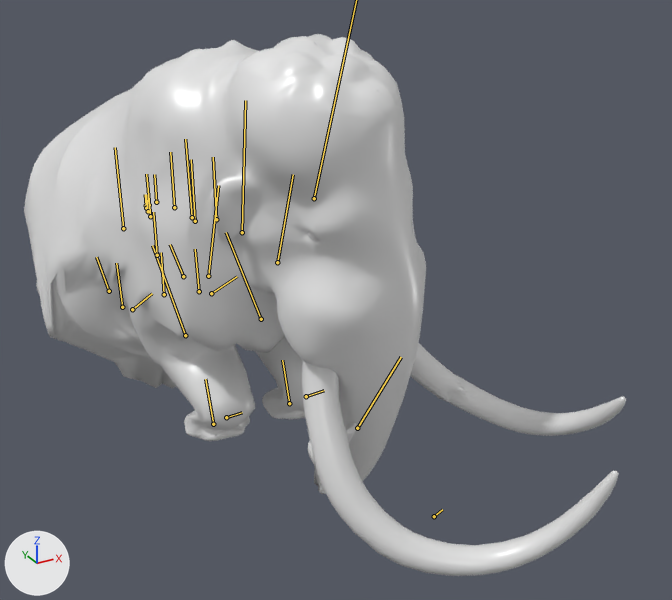
What one commit did to the glTF model bichos/modelos/chefe_gelo.glb.
Camera for both pictures: a 50 mm lens placed at (-5.43, -12.79, 8.06), pointed at (1.55, -0.08, 1.71). Arrows for +X, +Y and +Z are at lower left; the lights stay in place. The picture after the commit comes second. Both versions are drawn at frame 53 of the action 'dormir'; the numbers are the values there. The bones that change, and the others that lie on the model, are drawn over the model as lines.

The first picture shows 'mamute_malha_0'.
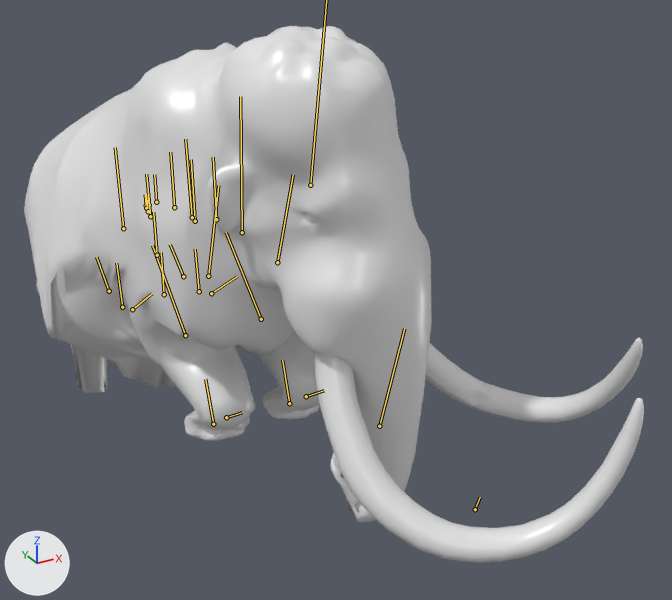
Pixel boxes [x1, y1, x2, y2] of what changed, in the pictures (672 x 600 px):
'mamute_malha_0', posed: before [24, 34, 626, 576]; after [24, 26, 644, 563]
bone 'pescoco_1', root to tip: before (242, 232) to (245, 100); after (242, 232) to (240, 96)
bone 'pescoco_3', root to tip: before (357, 428) to (401, 357); after (379, 426) to (404, 328)
bone 'cabeca', root to tip: before (434, 516) to (442, 509); after (475, 509) to (480, 497)

The edits, one by one:
Bone 'pescoco_1' (bone_pescoco_1) turns from (10, 10, 2) to (5, 10, 1) degrees about its own x, y and z.
Bone 'pescoco_2' (bone_pescoco_2) turns from (10, 10, 2) to (5, 10, 1) degrees about its own x, y and z.
Bone 'pescoco_3' (bone_pescoco_3) turns from (10, 10, 2) to (5, 10, 1) degrees about its own x, y and z.
Bone 'cabeca' (bone_cabeca) turns from (5, 9, 1) to (1, 9, 0) degrees about its own x, y and z.
